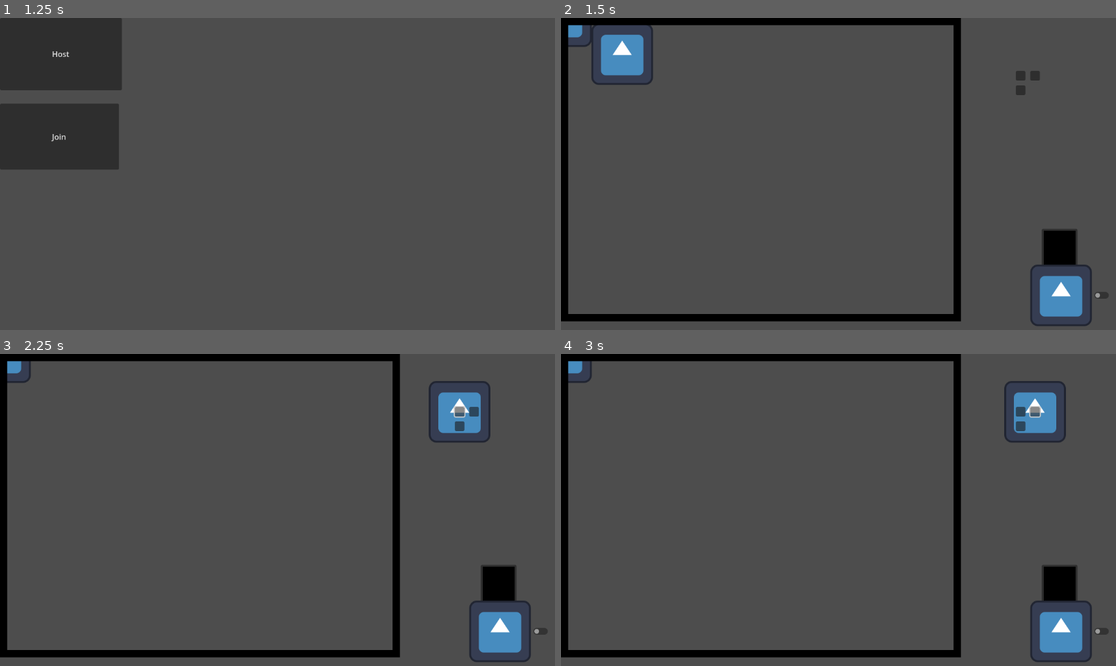
Above: before the commit, frames 1-4 (two rows, left to right).
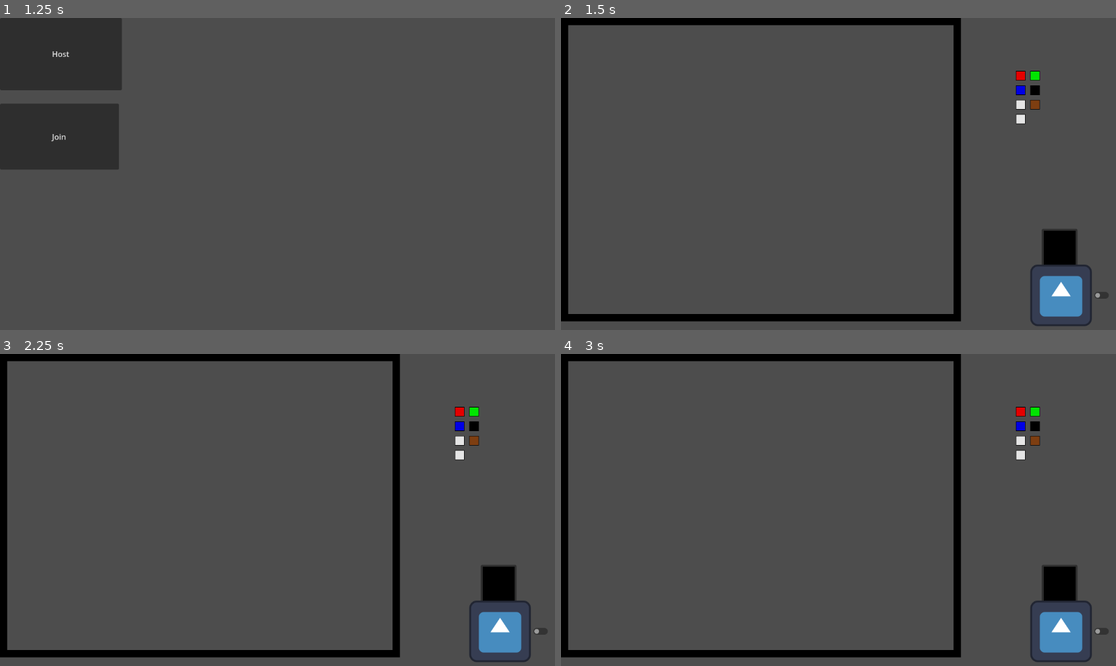
Above: after the commit, the same moments.

Repository: banana67676/Pitch-It-2025-2026
Game: Godot game, scene res://Scenes/Multiplayer Menu/Multiplayer_Menu.tscn
Same seed, same stepped clock (60 frames per second), same inputs: the game is played once before the commit and once after it. The engine's default icon, where the game draws it, is replaced by a stand-in: a white triangle on a blue panel in a dark square.
Inputs (mouse positions are in pixels of both pictures, inside the frame that each line leads up to):
- Up to frame 1 (1.25 s): tap Enter at 0.5 s; move the mouse to (399, 158) at 0.52 s; press the mouse at (399, 158) at 0.53 s
- Up to frame 2 (1.5 s): release the mouse at (960, 158) at 1.25 s; click "Host" at 1.25 s
- Up to frame 3 (2.25 s): click (460, 413) at 2.02 s
- Up to frame 4 (3 s): click (1032, 413) at 2.77 s

Frame 1 is identical in both runs. In frame 2, 1.8% of the frame differs, in the area x 1-87%, y 2-35%; in frame 3, 1.6%; in frame 4, 1.6%.

Commit message:
Added palette for drawing

Diff:
--- a/Drawing/Drawing.tscn
+++ b/Drawing/Drawing.tscn
@@ -1,8 +1,10 @@
-[gd_scene load_steps=4 format=3 uid="uid://ukycayh8nnxn"]
+[gd_scene load_steps=5 format=3 uid="uid://ukycayh8nnxn"]
 
 [ext_resource type="Script" path="res://Drawing/drawing.gd" id="1_nhb1v"]
 [ext_resource type="Texture2D" uid="uid://cibo4eikjhyt2" path="res://icon.svg" id="2_8do3q"]
 [ext_resource type="Texture2D" uid="uid://cj0vpgo4t3ro7" path="res://Assets/drawborder.svg" id="3_ndbog"]
+
+[sub_resource type="Theme" id="Theme_hqtqv"]
 
 [node name="DrawingScene" type="Node2D"]
 script = ExtResource("1_nhb1v")
@@ -21,6 +23,7 @@
 offset_top = -70.0
 offset_right = 104.0
 offset_bottom = 9.0
+theme = SubResource("Theme_hqtqv")
 
 [node name="ColorPalette" type="Node2D" parent="Control/ColorPicker"]
 position = Vector2(-24, -398)
--- a/Drawing/drawing.gd
+++ b/Drawing/drawing.gd
@@ -10,9 +10,24 @@
 const HEIGHT = 600
 var mode_size = 5
 var draw_color = Color8(255,255,255,255)
-var defaults = [Color(255,0,0,255),Color(0,255,0,255),Color(0,0,255,255)]
+var defaults = [Color8(255,0,0,255),
+Color8(0,255,0,255),Color8(0,0,255,255),Color8(0,0,0,255),Color8(255,255,255,255),Color8(139,69,19,255)]
+var color_plte
 var prev_mouse_pos
 var draw_color_buffer = [Color(0,0,0,255)]
+var icon = load("res://Assets/palette.png")
+
+func new_ui_button(color):
+	var button = TextureButton.new()
+	button.texture_normal=icon
+	color_plte.add_child(button)
+	button.size.x = 20
+	button.size.y = 20
+	var index = color_plte.get_child_count()-1
+	button.set_position(Vector2((index % 2)*30,(index/2)*30))
+	button.modulate = color;
+	button.connect("pressed", func(): draw_color = button.modulate)
+	return button
 
 func _ready():
 	position = Vector2(0,0)
@@ -21,18 +36,11 @@
 	self.repeat_fill(canvas_fill, PackedByteArray([0,0,0,0]))
 	image = Image.create_from_data(WIDTH, HEIGHT, false, Image.FORMAT_RGBA8, canvas_fill)
 	image_texture = ImageTexture.create_from_image(image)
-	var color_plte = $Control/ColorPicker/ColorPalette
-	var posIndex = 0
+	color_plte = $Control/ColorPicker/ColorPalette
 	for color in defaults:
-		var obj = Button.new()
-		obj.size.x = 20
-		obj.size.y = 20
-		obj.set_position(Vector2((posIndex % 2)*30,(posIndex/2)*30))
-		obj.add_theme_color_override("icon_hover_color", color)
-		obj.add_theme_color_override("icon_pressed_color", color)
-		color_plte.add_child(obj)
-		posIndex+=1
-
+		new_ui_button(color)
+		#obj.call_deferred("set","theme_override_colors/icon_normal_color", color)
+	var varied_button = new_ui_button(Color8(255,255,255,255))
 
 
 
@@ -98,4 +106,5 @@
 func _on_color_picker_button_color_changed(color: Color) -> void:
 	draw_color_buffer.append(draw_color)
 	draw_color = color
+	color_plte.get_child(color_plte.get_child_count()-1).modulate = color
 	pass # Replace with function body.
--- a/Scenes/Multiplayer Menu/Player.tscn
+++ b/Scenes/Multiplayer Menu/Player.tscn
@@ -11,6 +11,7 @@
 properties/0/replication_mode = 1
 
 [node name="RootPlayerState" type="Sprite2D"]
+visible = false
 position = Vector2(0, -4)
 texture = ExtResource("1_tdxrx")
 script = ExtResource("2_r8hio")
--- a/Scenes/Multiplayer Menu/PlayerBody.gd
+++ b/Scenes/Multiplayer Menu/PlayerBody.gd
@@ -1,7 +1,8 @@
 extends Node2D
 
 
-
+func _ready():
+	hide()
 
 # Called every frame. 'delta' is the elapsed time since the previous frame.
 func _physics_process(_delta):
Binary file added: Assets/palette.png
Not shown, added: Assets/palette.png.import
